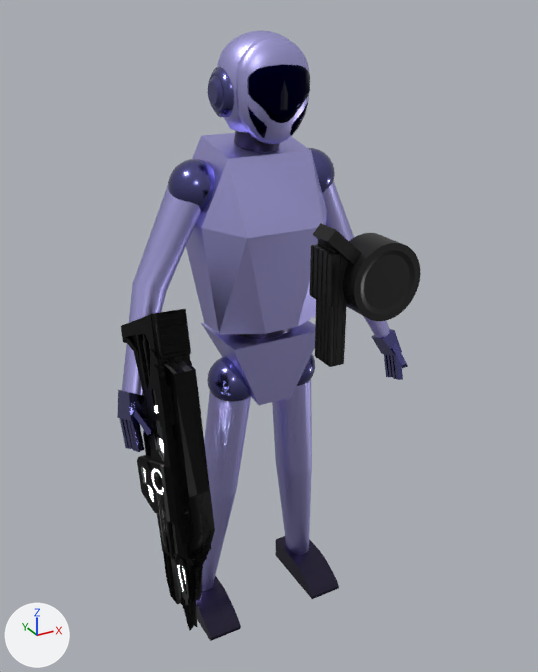
The FBX model PWS spel/Assets/enemy.fbx as it was, and as the next commit left it.
One viewpoint serves both versions: a 50 mm lens placed at (-0.657, -1.23, 1.308), pointed at (-0.026, -0.084, 0.735). The lights are fixed; the arrows at lower left show +X, +Y and +Z. The older version comes first. Where no turn or scale is listed for an object, it has been applied to the vertices.

In view in the first picture: 'Cube', 'Cube.001', 'ar mag', 'drum mag', 'sniper mag'.
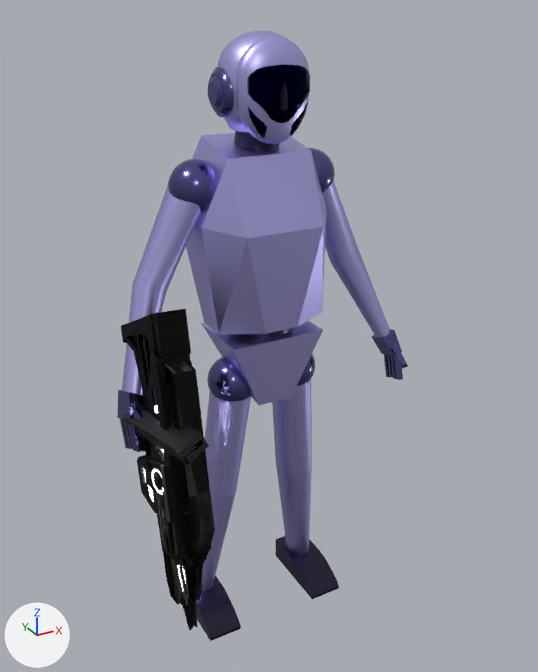
What differs and where, as boxes [x1, y1, x2, y2] in the pictures (538 x 672 px):
'drum mag', deleted
    before: [313, 223, 421, 321]
    faces in mat_material_026 (dark grey #3f3f3f): [343, 233, 421, 321]
    faces in mat_material_027 (dark grey #3f3f3f): [313, 223, 362, 264]
'ar mag.002', added
    after: [122, 409, 209, 466]
'sniper mag', deleted
    before: [310, 244, 348, 307]
'ar mag', deleted
    before: [315, 240, 347, 367]
'scope houder.002', added (mostly hidden)
    after: [142, 437, 145, 452]

The change in detail:
Material 'Material.002' (mat_material_002) is new.
Its base color is (1.0, 0.0, 0.0) (red #ff0000).
Its roughness is 0.0.
Mesh me_cube_005 is new.
It has 230 vertices, 157 faces and spans x -0.1917..-0.1219, y -1.2556..-1.2082, z -0.1156..-0.0559.
Faces by material slot: [20, 1, 136].
It uses material mat_material_027 (dark grey #3f3f3f).
It uses material mat_material_002 (red #ff0000).
It uses material mat_material_028 (dark grey #3f3f3f).
Mesh me_cube_006 is new.
It has 228 vertices, 234 faces and spans x -0.048..0.048, y -0.098..0.098, z -0.031..0.031.
It uses material mat_material_026 (dark grey #3f3f3f).
Object 'drum mag' (ob_drum_mag) is deleted.
Object 'sniper mag' (ob_sniper_mag) is deleted.
Object 'ar mag' (ob_ar_mag) is deleted.
Object 'scope houder.002' (ob_scope_houder_002) is new; it shows me_cube_005.
Its location is (-0.11, 1.19, 0.651).
Object 'ar mag.002' (ob_ar_mag_002) is new; it shows me_cube_006.
Its location is (-0.268, -0.137, 0.624).
